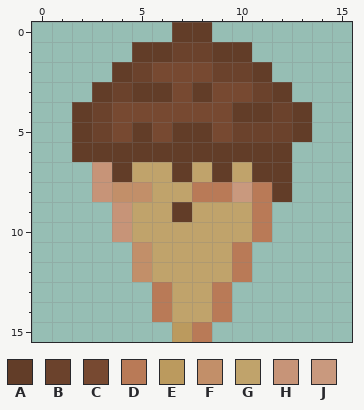
File history of a pixel-art sprite, textures/Icecreamchocolate.png. That is the earlier state.
The file is 16x16 pixels. Pixels under 10% opacity are left out. Colours within 5 levels of each other are drawn and written as one.
Palette (. is transparent): A #623d28  B #6b422c  C #774931  D #b97a57  E #bb9a5e  F #c28f69  G #c0a36b  H #c79478  J #c9997e
Pixels before, first column x 2:
 0 .....AA.....
 1 ...AABBAA...
 2 ..ABCCCBBA..
 3 .ABAACACCBA.
 4 ABCCCCCCAABA
 5 ABCACAACBBBA
 6 AAAAAAAAAAA.
 7 .HAGGAGAGAA.
 8 .HFFGGDDJDA.
 9 ..HGGAGGGD..
10 ..HGGGGGGD..
11 ...FGGGGD...
12 ...FGGGGD...
13 ....DGGD....
14 ....DGGD....
15 .....ED.....
And afterwards:
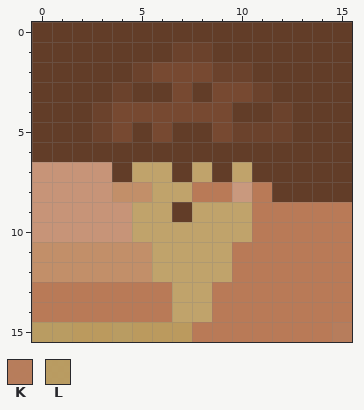
Colours new in this view: K #b97a57f2  L #bb9a5ef4
From old to new:
y 0: x 0..6 ....... -> AAAAAAA; x 9..15 ....... -> AAAAAAA
y 1: x 0..4 ..... -> AAAAA; x 11..15 ..... -> AAAAA
y 2: x 0..3 .... -> AAAA; x 12..15 .... -> AAAA
y 3: x 0..2 ... -> AAA; x 13..15 ... -> AAA
y 4..5: x 0..1 .. -> AA; x 14..15 .. -> AA
y 6: x 0..1 .. -> AA; x 13..15 ... -> AAA
y 7..8: x 0..2 ... -> HHH; x 13..15 ... -> AAA
y 9..10: x 0..3 .... -> HHHH; x 12..15 .... -> DDDD
y 11..12: x 0..4 ..... -> FFFFF; x 11..15 ..... -> DDDDD
y 13..14: x 0..5 ...... -> DDDDDD; x 10..15 ...... -> DDDDDD
y 15: x 0..6 ....... -> LLEELEE; x 9..15 ....... -> DDDDDDK
Changed places in both pictures, as pixel boxes (x1, y1, x2, y2):
added: (32, 22, 352, 342)
